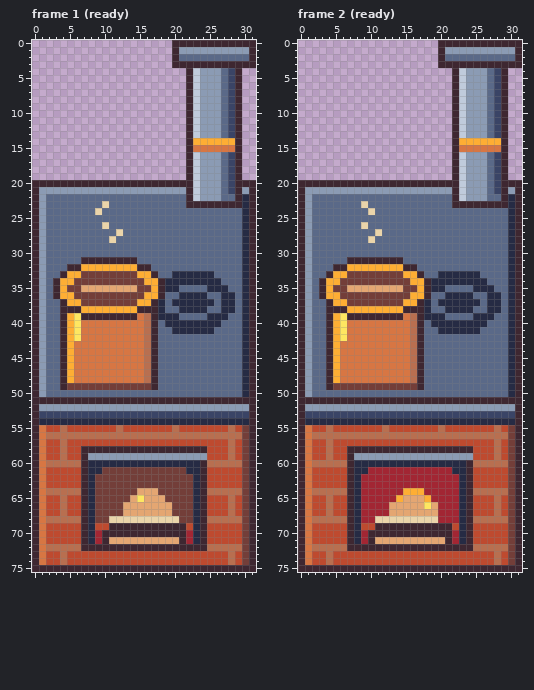
File history of a pixel-art file, art-src/aseprite/stove_ready.aseprite. Above is the file before it was changed.
32x76 pixels, 2 frames. Shown: frame 1 (ready), frame 2 (ready).
After:
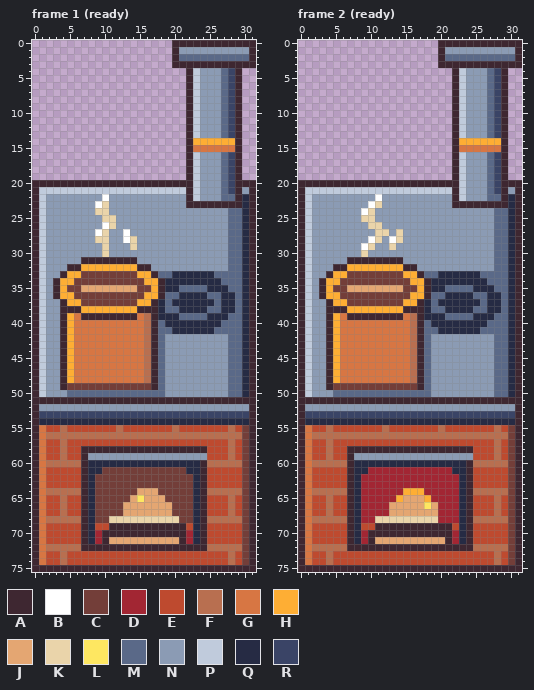
Palette (. is transparent): A #3e2731  B #ffffff  C #733e39  D #a22633  E #be4a2f  F #b86f50  G #d77643  H #feae34  J #e4a672  K #ead4aa  L #fee761  M #5a6988  N #8b9bb4  P #c0cbdc  Q #262b44  R #3a4466
The exact change:
Changed rows in their new state; - is an unchanged pixel.
Frame 1 (ready):
first column x 1:
21 PPPPPPPPPPPPPPPPPPPPP------
22 PNNNNNNNNBNNNNNNNNNNN------
23 PNNNNNNNB-NNNNNNNNNNN------
24 PNNNNNNN-KNNNNNNNNNNNNNNNNN
25 PNNNNNNNNKKNNNNNNNNNNNNNNNN
26 PNNNNNNNNBKNNNNNNNNNNNNNNNN
27 PNNNNNNNBKNNBNNNNNNNNNNNNNN
28 PNNNNNNNKKNNBKNNNNNNNNNNNNN
29 PNNNNNNNNKNNNKNNNNNNNNNNNNN
30 PNNNNNNNNKNNNNNNNNNNNNNNNNN
31 PNNNNN--------NNNNNNNNNNNNN
32 PNNN------------NNNNNNNNNNN
33 PNN------------------------
34 PN-------------------------
35 PN-------------------------
36 PN-------------------------
37 PNN------------------------
38 PNN------------------------
39 PNN--G---------------------
40 PNN--G---------------------
41 PNN--G---------------------
42 PNN--G------------NNNNNNNNN
43 PNN---------------NNNNNNNNN
44 PNN---------------NNNNNNNNN
45 PNN---------------NNNNNNNNN
46 PNN---------------NNNNNNNNN
47 PNN---------------NNNNNNNNN
48 PNN---------------NNNNNNNNN
49 PNN---------------NNNNNNNNN
50 PNNN--------------NNNNNNNNN
Frame 2 (ready):
first column x 1:
21 PPPPPPPPPPPPPPPPPPPPP------
22 PNNNNNNNNNBNNNNNNNNNN------
23 PNNNNNNNNBKNNNNNNNNNN------
24 PNNNNNNNB-NNNNNNNNNNNNNNNNN
25 PNNNNNNNKKNNNNNNNNNNNNNNNNN
26 PNNNNNNNNKKNNNNNNNNNNNNNNNN
27 PNNNNNNNNN-KNKNNNNNNNNNNNNN
28 PNNNNNNNNBKNBKNNNNNNNNNNNNN
29 PNNNNNNNBKNNKNNNNNNNNNNNNNN
30 PNNNNNNNKNNNNNNNNNNNNNNNNNN
31 PNNNNN--------NNNNNNNNNNNNN
32 PNNN------------NNNNNNNNNNN
33 PNN------------------------
34 PN-------------------------
35 PN-------------------------
36 PN-------------------------
37 PNN------------------------
38 PNN------------------------
39 PNN--G---------------------
40 PNN--G---------------------
41 PNN--G---------------------
42 PNN--G------------NNNNNNNNN
43 PNN---------------NNNNNNNNN
44 PNN---------------NNNNNNNNN
45 PNN---------------NNNNNNNNN
46 PNN---------------NNNNNNNNN
47 PNN---------------NNNNNNNNN
48 PNN---------------NNNNNNNNN
49 PNN---------------NNNNNNNNN
50 PNNN--------------NNNNNNNNN
